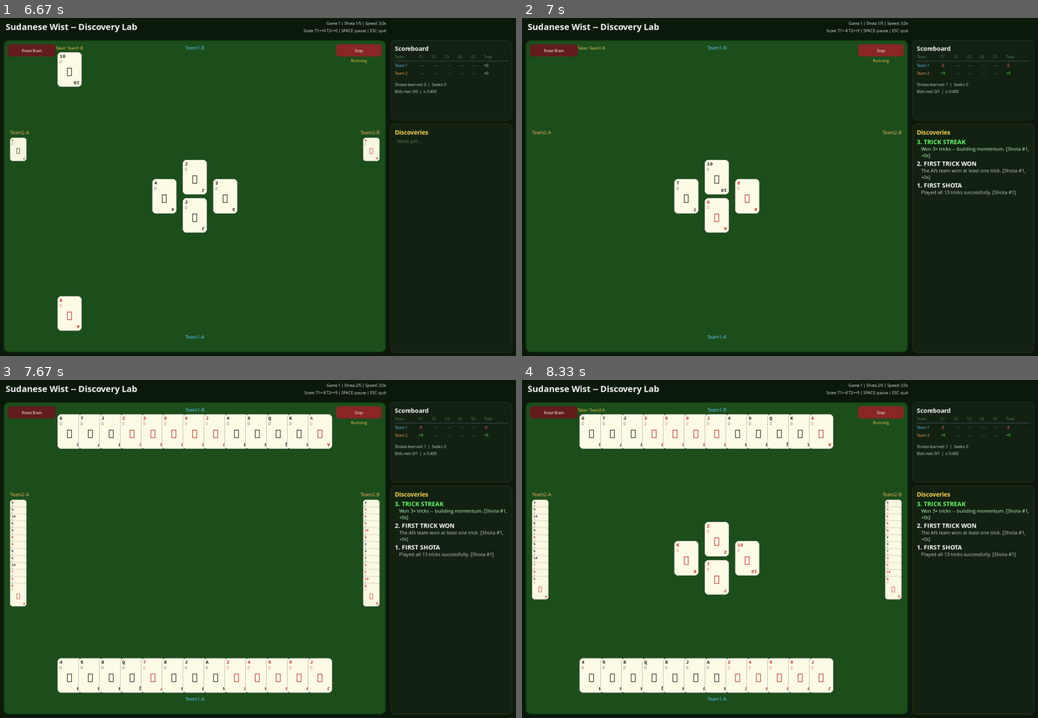
Above: before the commit, frames 1-4 (two rows, left to right).
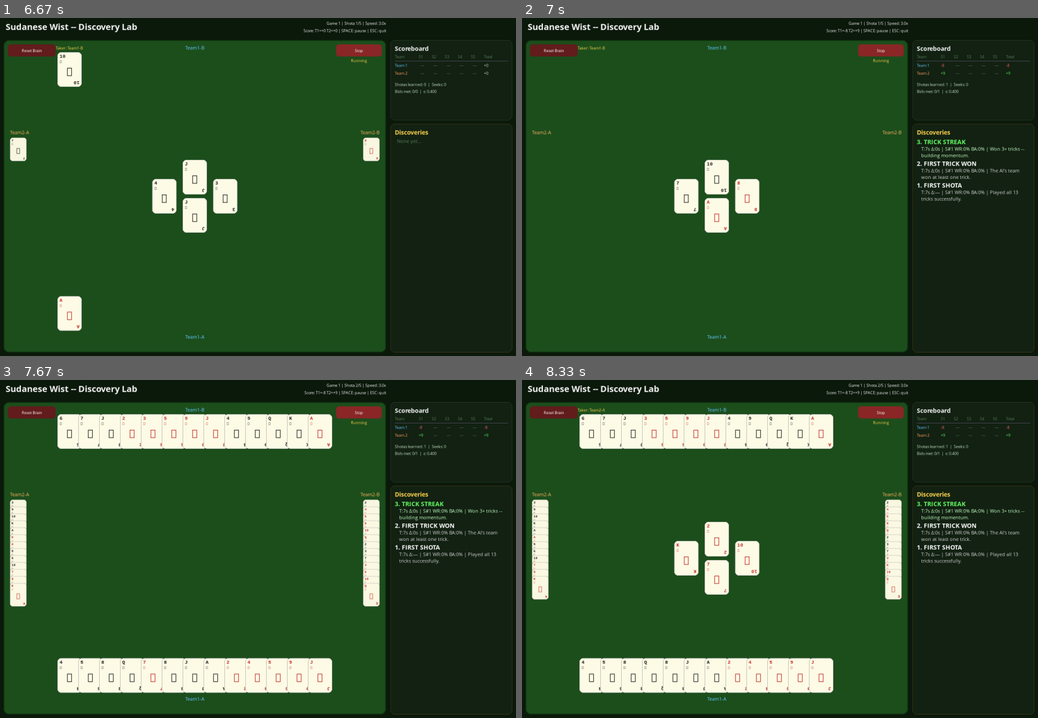
Above: after the commit, the same moments.

Repository: aamagzoub/engineering-intelligence
Game: pygame game, started from gui_wist_discovery/main.py
Same seed, same stepped clock (60 frames per second), same inputs: the game is played once before the commit and once after it.
Inputs (mouse positions are in pixels of both pictures, inside the frame that each line leads up to):
- Up to frame 1 (6.67 s): click "Reset Brain" at 0.38 s; tap Space at 0.67, 1.07, 1.37, 1.97 s; click (87, 237) at 1.62 s; click (448, 305) at 2.28 s; click (376, 187) at 4.52 s; click (123, 298) at 6.18 s
- Up to frame 2 (7 s): move the mouse to (676, 58) at 6.97 s
- Up to frame 3 (7.67 s): click (154, 420) at 7.02 s; click "Running" at 7.35 s; move the mouse to (159, 667) at 7.63 s
- Up to frame 4 (8.33 s): click (681, 667) at 7.68 s; move the mouse to (692, 647) at 7.97 s; click (692, 647) at 8.02 s; move the mouse to (857, 474) at 8.3 s

Frame 1 is identical in both runs. In frame 2, 0.6% of the frame differs, in the area x 77-99%, y 38-55%; in frame 3, 0.6%; in frame 4, 0.6%.

Commit message:
Structured discovery format: T:total_compute Δ:since_last | S#/WR/BA | description

Diff:
--- a/gui_wist_discovery/main.py
+++ b/gui_wist_discovery/main.py
@@ -102,6 +102,8 @@
         # Milestones.
         self._milestones_achieved = set()
         self._milestones_list = []  # Ordered discovered behaviors.
+        self._app_start_time = __import__('time').monotonic()
+        self._last_discovery_time = None
 
         # Load previously discovered milestones.
         self._load_milestones()
@@ -705,14 +707,15 @@
             self._trigger("seek_hunter", "SEEK HUNTER: Achieved 3+ seeks total -- the AI actively pursues the all-13-tricks strategy when possible.")
 
     def _trigger(self, key, msg):
-        """Record a discovered behavior with title and dynamic description."""
+        """Record a discovered behavior with structured format."""
+        import time
         if key not in self._milestones_achieved:
             self._milestones_achieved.add(key)
 
             # Track for curriculum stagnation detection.
             self._last_discovery_episode_for_stage = self.discovery.episodes_trained
 
-            # Build dynamic context from current game state.
+            # Build dynamic context.
             stats = self._build_stats_context()
 
             if ":" in msg:
@@ -722,14 +725,42 @@
                 title = key.upper()
                 base_desc = msg
 
-            # Enrich with actual numbers.
-            desc = self._enrich_description(key, base_desc, stats)
+            # Compute times.
+            now = time.monotonic()
+            app_start = getattr(self, '_app_start_time', now)
+            last_disc_time = getattr(self, '_last_discovery_time', None)
+
+            # Time since app start (total compute).
+            total_sec = now - app_start
+            total_str = self._format_time(total_sec)
+
+            # Time since last discovery (delta).
+            if last_disc_time is not None:
+                delta_sec = now - last_disc_time
+                delta_str = self._format_time(delta_sec)
+            else:
+                delta_str = "—"
+
+            self._last_discovery_time = now
+
+            # Structured description: compute times | stats | description.
+            desc = f"T:{total_str} Δ:{delta_str} | S#{stats['episodes']} WR:{stats['win_rate']:.0f}% BA:{stats['bid_accuracy']:.0f}% | {base_desc}"
 
             self._milestones_list.append((title, desc))
             self._log(f"  ** DISCOVERED: {title} **")
 
+    @staticmethod
+    def _format_time(seconds: float) -> str:
+        """Format seconds into human-readable short form."""
+        if seconds < 60:
+            return f"{seconds:.0f}s"
+        elif seconds < 3600:
+            return f"{seconds/60:.1f}m"
+        else:
+            return f"{seconds/3600:.1f}h"
+
     def _build_stats_context(self) -> dict:
-        """Gather current performance stats for dynamic descriptions."""
+        """Gather current performance stats."""
         total_bids = self.bids_met + self.bids_failed
         bid_accuracy = (self.bids_met / max(total_bids, 1)) * 100
         win_rate = 0
@@ -751,36 +782,6 @@
             "epsilon": epsilon,
             "team_score": self.team_scores[0],
         }
-
-    def _enrich_description(self, key: str, base_desc: str, stats: dict) -> str:
-        """Add live stats and run-time elapsed since last discovery."""
-        import time
-        suffix_parts = []
-
-        if stats["episodes"] > 0:
-            suffix_parts.append(f"Shota #{stats['episodes']}")
-
-        # Run-time elapsed since last discovery (only while app is running).
-        now = time.monotonic()
-        last_time = getattr(self, '_last_discovery_time', None)
-        if last_time is not None:
-            elapsed_sec = now - last_time
-            if elapsed_sec < 60:
-                suffix_parts.append(f"+{elapsed_sec:.0f}s")
-            elif elapsed_sec < 3600:
-                suffix_parts.append(f"+{elapsed_sec/60:.1f}m")
-            else:
-                suffix_parts.append(f"+{elapsed_sec/3600:.1f}h")
-        self._last_discovery_time = now
-
-        if stats["win_rate"] > 0:
-            suffix_parts.append(f"win rate: {stats['win_rate']:.0f}%")
-
-        if stats["bid_accuracy"] > 0 and stats["shotas_played"] >= 3:
-            suffix_parts.append(f"bid accuracy: {stats['bid_accuracy']:.0f}%")
-
-        suffix = f" [{', '.join(suffix_parts)}]" if suffix_parts else ""
-        return f"{base_desc}{suffix}"
 
     # =========================================================================
     # Auto-Discovery: Statistical Anomaly Detection
